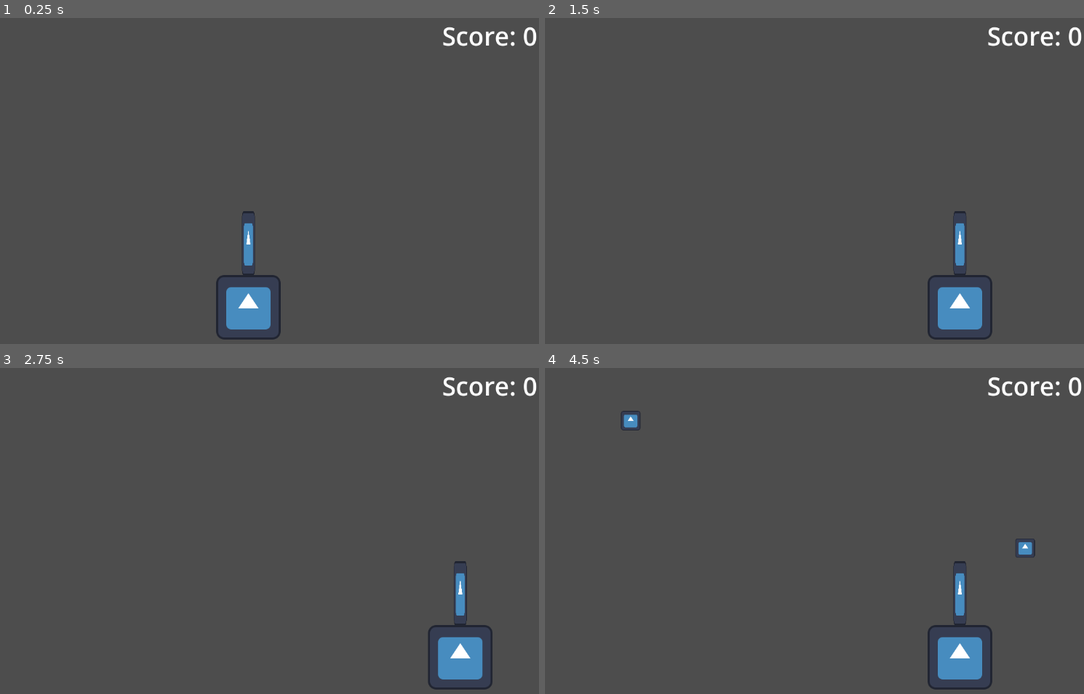
Above: before the commit, frames 1-4 (two rows, left to right).
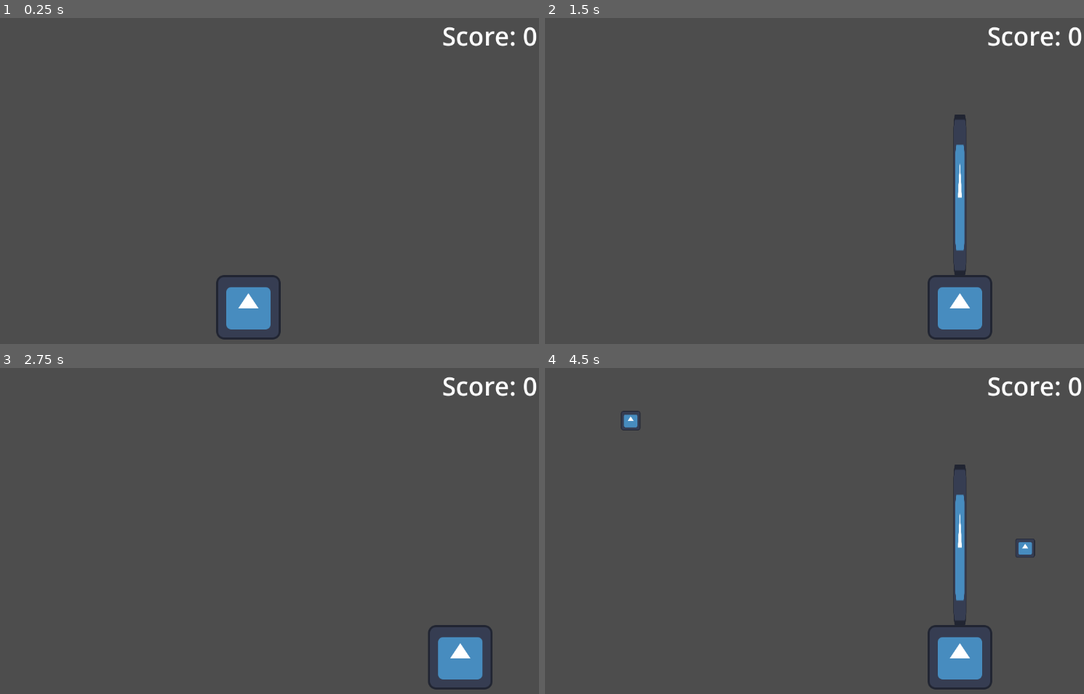
Above: after the commit, the same moments.

Repository: Tanner202/boxcatch
Game: Godot game, scene res://level.tscn
Two runs of this game, one before a commit and one after it. Both use one fixed random seed, a clock stepped at 60 frames per second and the inputs below. The engine's default icon, where the game draws it, is replaced by a stand-in: a white triangle on a blue panel in a dark square.
Inputs (mouse positions are in pixels of both pictures, inside the frame that each line leads up to):
- Up to frame 1 (0.25 s): no input
- Up to frame 2 (1.5 s): tap Enter at 0.5 s; move the mouse to (922, 164) at 0.52 s; press the mouse at (922, 164) at 0.53 s; hold D (right) 0.53-1.28 s; move the mouse to (679, 197) at 1.27 s; release the mouse at (679, 197) at 1.28 s; hold A (left) from 1.28 s (still down); click (679, 197) at 1.35 s
- Up to frame 3 (2.75 s): move the mouse to (307, 459) at 2.02 s; release A (left) at 2.03 s; press the mouse at (307, 459) at 2.03 s; hold D (right) from 2.03 s (still down)
- Up to frame 4 (4.5 s): move the mouse to (765, 596) at 2.77 s; release the mouse at (765, 596) at 2.78 s; click (765, 596) at 2.85 s; move the mouse to (965, 579) at 3.52 s; release D (right) at 3.53 s; press the mouse at (965, 579) at 3.53 s; hold A (left) from 3.53 s (still down); move the mouse to (620, 482) at 4.27 s; release the mouse at (620, 482) at 4.28 s; click (620, 482) at 4.35 s

The runs differ from the first frame. In frame 1, 0.3% of the frame differs, in the area x 44-48%, y 59-79%; in frame 2, 0.7%, in the area x 75-79%, y 29-79%; in frame 3, 0.3%; in frame 4, 0.7%.

Commit message:
finish adding tongue mechanic

Diff:
--- a/apple.tscn
+++ b/apple.tscn
@@ -5,7 +5,7 @@
 [sub_resource type="RectangleShape2D" id="RectangleShape2D_2swmd"]
 
 [node name="Apple" type="RigidBody2D"]
-collision_layer = 3
+collision_layer = 2
 gravity_scale = 0.1
 
 [node name="CollisionShape2D" type="CollisionShape2D" parent="."]
--- a/player.tscn
+++ b/player.tscn
@@ -2,19 +2,17 @@
 
 [ext_resource type="Script" path="res://player.gd" id="1_kk8jo"]
 [ext_resource type="Texture2D" uid="uid://b6d2x0seaxd5o" path="res://icon.svg" id="1_kuvke"]
+[ext_resource type="Script" path="res://tongue.gd" id="3_grq7w"]
 [ext_resource type="Script" path="res://item_collection.gd" id="3_ijq3l"]
 
 [sub_resource type="RectangleShape2D" id="RectangleShape2D_itjko"]
 size = Vector2(126, 126)
 
-[sub_resource type="RectangleShape2D" id="RectangleShape2D_xfnwh"]
-size = Vector2(118, 20)
-
 [sub_resource type="RectangleShape2D" id="RectangleShape2D_ekasc"]
 size = Vector2(20, 128)
 
 [node name="CharacterBody2D" type="CharacterBody2D"]
-disable_mode = 1
+disable_mode = 2
 motion_mode = 1
 script = ExtResource("1_kk8jo")
 SPEED = 600.0
@@ -25,16 +23,10 @@
 [node name="CollisionShape2D" type="CollisionShape2D" parent="."]
 shape = SubResource("RectangleShape2D_itjko")
 
-[node name="Area2D" type="Area2D" parent="."]
-position = Vector2(0, -63)
-collision_mask = 2
-script = ExtResource("3_ijq3l")
-
-[node name="CollisionShape2D" type="CollisionShape2D" parent="Area2D"]
-shape = SubResource("RectangleShape2D_xfnwh")
-
 [node name="Tongue" type="Node2D" parent="."]
 position = Vector2(0, -63)
+scale = Vector2(1, 1e-05)
+script = ExtResource("3_grq7w")
 
 [node name="Sprite2D" type="Sprite2D" parent="Tongue"]
 scale = Vector2(0.2, 1)
@@ -42,9 +34,11 @@
 offset = Vector2(0, -64)
 
 [node name="Area2D" type="Area2D" parent="Tongue"]
+collision_mask = 2
+script = ExtResource("3_ijq3l")
 
 [node name="CollisionShape2D" type="CollisionShape2D" parent="Tongue/Area2D"]
 position = Vector2(0, -64)
 shape = SubResource("RectangleShape2D_ekasc")
 
-[connection signal="body_entered" from="Area2D" to="Area2D" method="_on_body_entered"]
+[connection signal="body_entered" from="Tongue/Area2D" to="Tongue/Area2D" method="_on_body_entered"]
--- a/project.godot
+++ b/project.godot
@@ -27,3 +27,8 @@
 "events": [Object(InputEventKey,"resource_local_to_scene":false,"resource_name":"","device":-1,"window_id":0,"alt_press …(192 unchanged characters)…
 ]
 }
+catch={
+"deadzone": 0.5,
+"events": [Object(InputEventMouseButton,"resource_local_to_scene":false,"resource_name":"","device":-1,"window_id":0,"alt_pressed":false,"shift_pressed":false,"ctrl_pressed":false,"meta_pressed":false,"button_mask":0,"position":Vector2(0, 0),"global_position":Vector2(0, 0),"factor":1.0,"button_index":1,"canceled":false,"pressed":false,"double_click":false,"script":null)
+]
+}
--- /dev/null
+++ b/tongue.gd
@@ -0,0 +1,23 @@
+extends Node2D
+
+@export var speed = 50
+@onready var timer: Timer = $Timer
+
+var is_catching = false
+var max_scale = 4
+
+func _input(event: InputEvent) -> void:
+	if event.is_action_pressed("catch"):
+		is_catching = true
+
+func _process(delta: float) -> void:
+	if is_catching:
+		if scale.y < max_scale:
+			scale.y += speed * delta
+		elif scale.y >= max_scale:
+			is_catching = false
+	else:
+		if scale.y > 0.01:
+			scale.y -= speed * delta
+		elif scale.y < 0:
+			scale.y = 0
